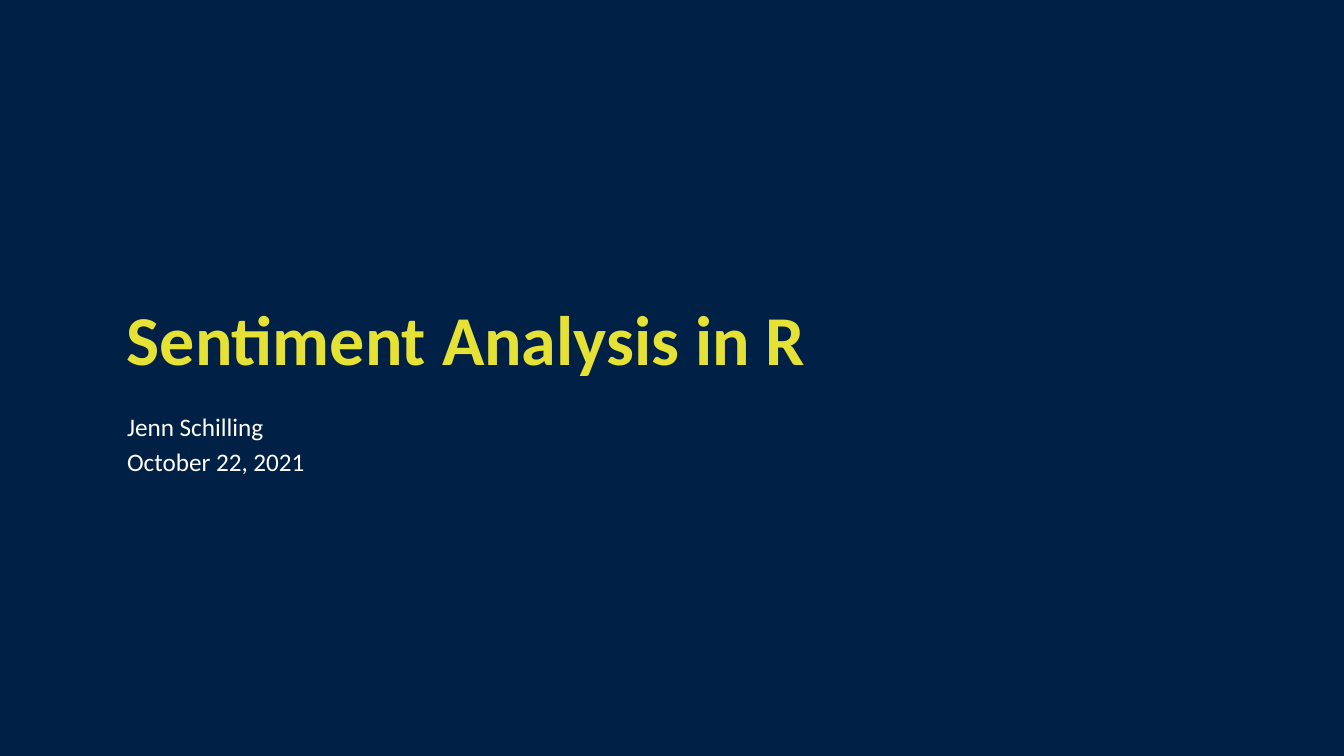
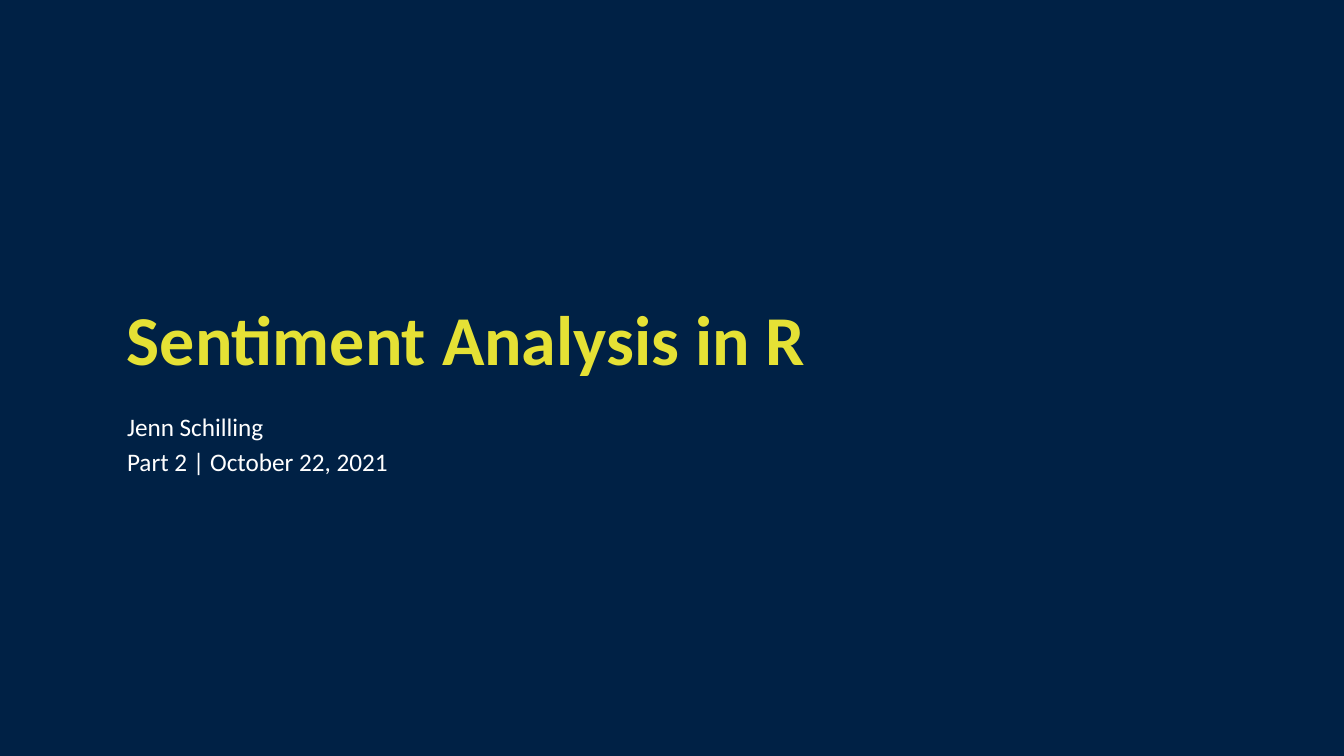
Before and after one commit to jennschilling/sentiment-analysis-in-R, a slide deck: slide 14 of slides/Sentiment Analysis in R.pptx. Drawn at 1344x756 pixels with LibreOffice and Linux fonts; fonts in the diff are those of the drawing; background and template pictures are left out. Boxes give left, top, right and bottom in pixels: in the first picture for what was removed or moved away, otherwise in the second. Text is boxed around its words. In the diff, an @@ line names an element or a change of style, - is before the commit and + after.

Commit message:
presented part 1 of the webinar

```diff
--- a/slides/Sentiment Analysis in R.pptx
+++ b/slides/Sentiment Analysis in R.pptx
@@ subtitle at (x1=127, y1=453, x2=388, y2=474): text changed @@
-October 22, 2021
+Part 2 | October 22, 2021
```
Also in this commit, not shown: 1 other slide changed, 2 slides added, 2 slides removed, 1 other file.
